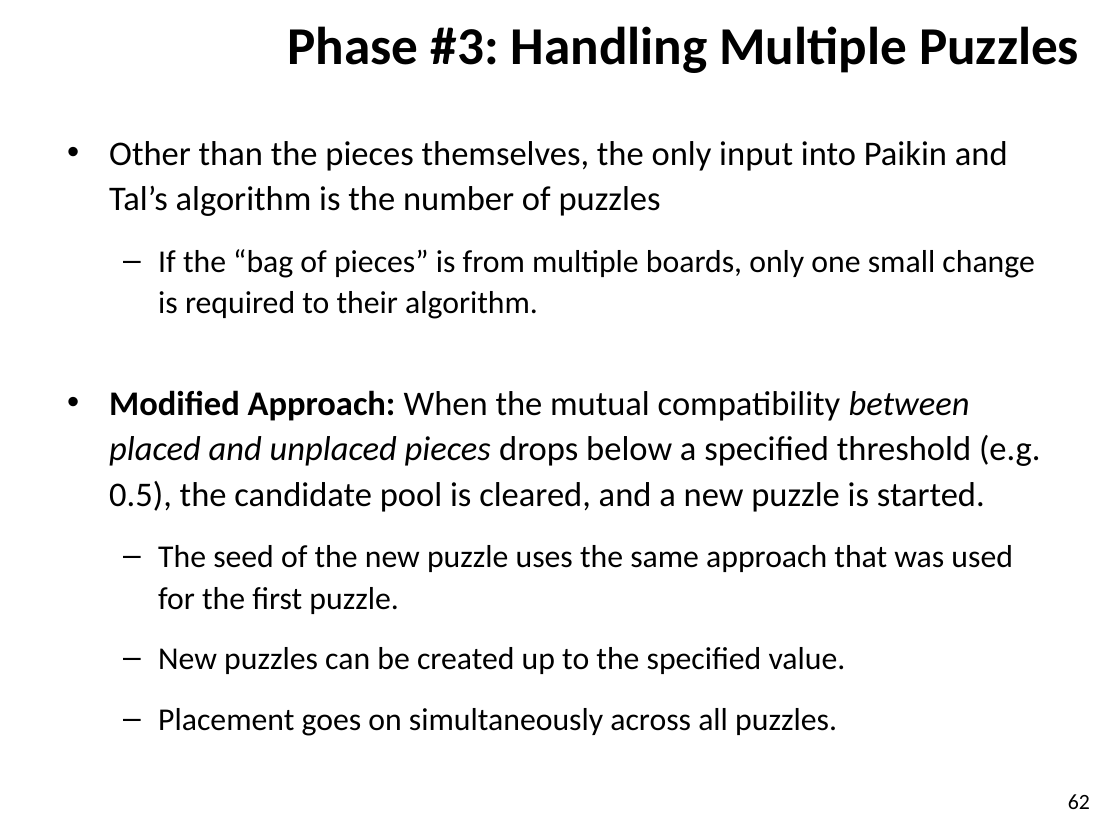
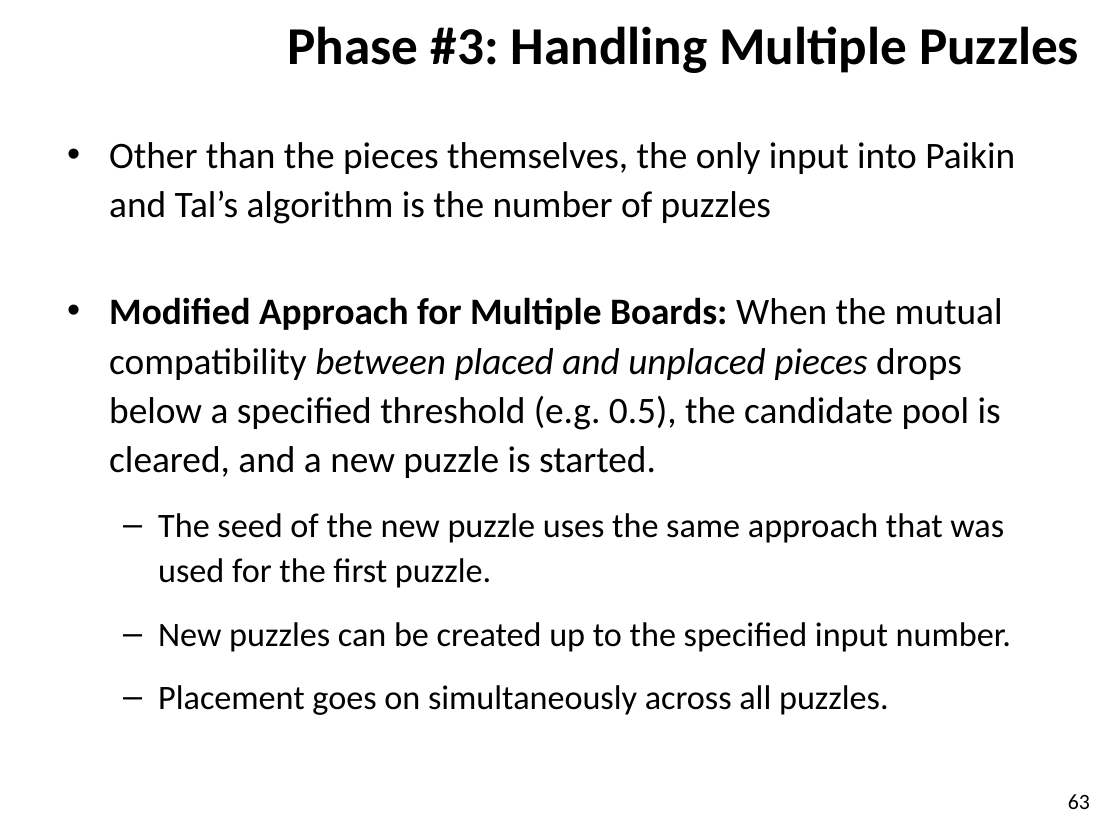
Before and after one commit to ZaydH/sjsu_thesis, a slide deck: slide 63 of Papers/Zayd_Hammoudeh_-_Square_Jigsaw_Puzzle_Problem_Literature_Review.pptx (slide 62 before the commit). Drawn at 1120x840 pixels with LibreOffice and Linux fonts; fonts in the diff are those of the drawing; background and template pictures are left out. Boxes give left, top, right and bottom in pixels: in the first picture for what was removed or moved away, otherwise in the second. Text is boxed around its words. In the diff, an @@ line names an element or a change of style, - is before the commit and + after.

```diff
--- a/Papers/Zayd_Hammoudeh_-_Square_Jigsaw_Puzzle_Problem_Literature_Review.pptx
+++ b/Papers/Zayd_Hammoudeh_-_Square_Jigsaw_Puzzle_Problem_Literature_Review.pptx
@@ text at bbox=[109, 142, 1015, 715]: size 22.2 to 24 pt in "Other than the pieces themselves, the only ..."; size 20.4 to 22 pt in "The seed of the new puzzle uses ...", "Placement goes on simultaneously across all puzzles." @@
@@ text at bbox=[109, 297, 1003, 478]: text changed; size 22.2 to 24 pt @@
-  – If the “bag of pieces” is from multiple boards, only one small change is required to their algorithm.
-• Modified Approach: When the mutual compatibility between placed and unplaced pieces drops below a specified threshold (e.g. 0.5), the candidate pool is cleared, and a new puzzle is started.
+• Modified Approach for Multiple Boards: When the mutual compatibility between placed and unplaced pieces drops below a specified threshold (e.g. 0.5), the candidate pool is cleared, and a new puzzle is started.
@@ text at bbox=[158, 622, 1011, 652]: text changed; size 20.4 to 22 pt @@
-  – New puzzles can be created up to the specified value.
+  – New puzzles can be created up to the specified input number.
@@ page number at bbox=[1068, 794, 1090, 809]: text changed @@
-62
+63
```
Also in this commit, not shown: 19 other slides changed, 2 slides added, 1 slide removed, 1 other file.
